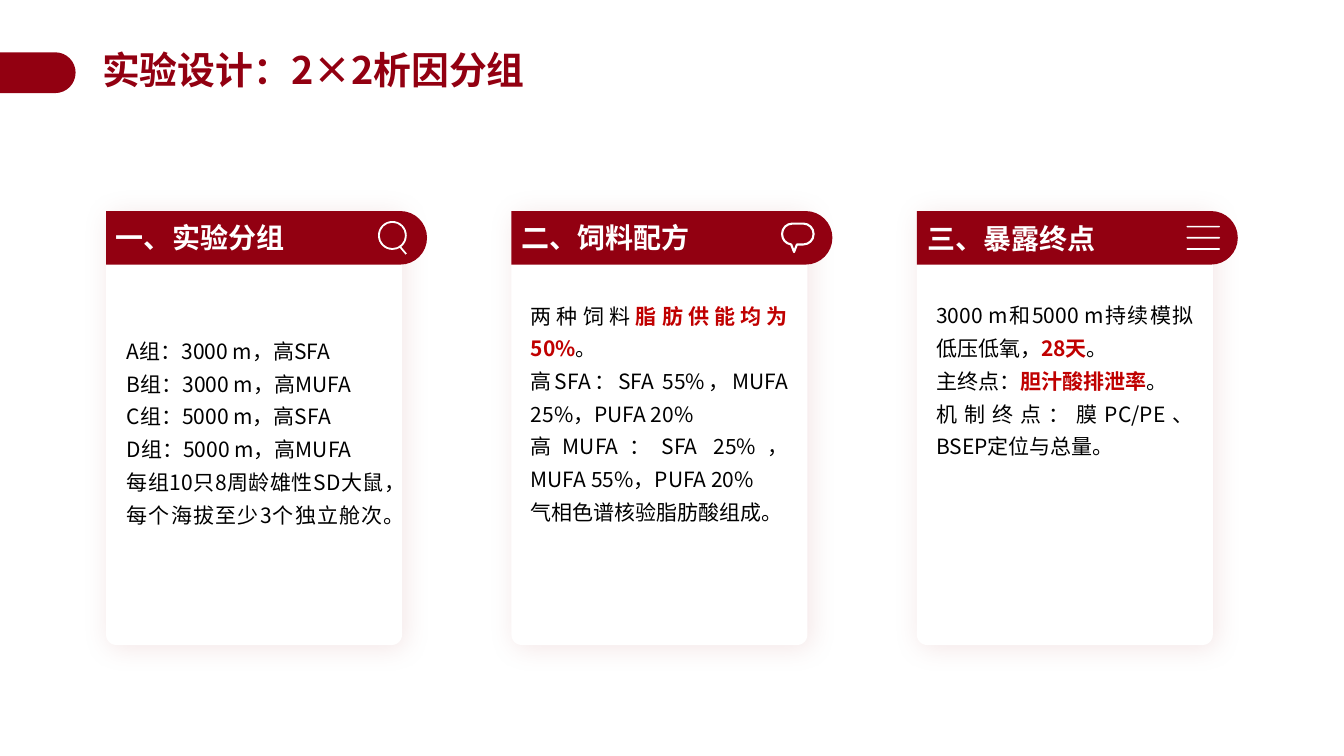
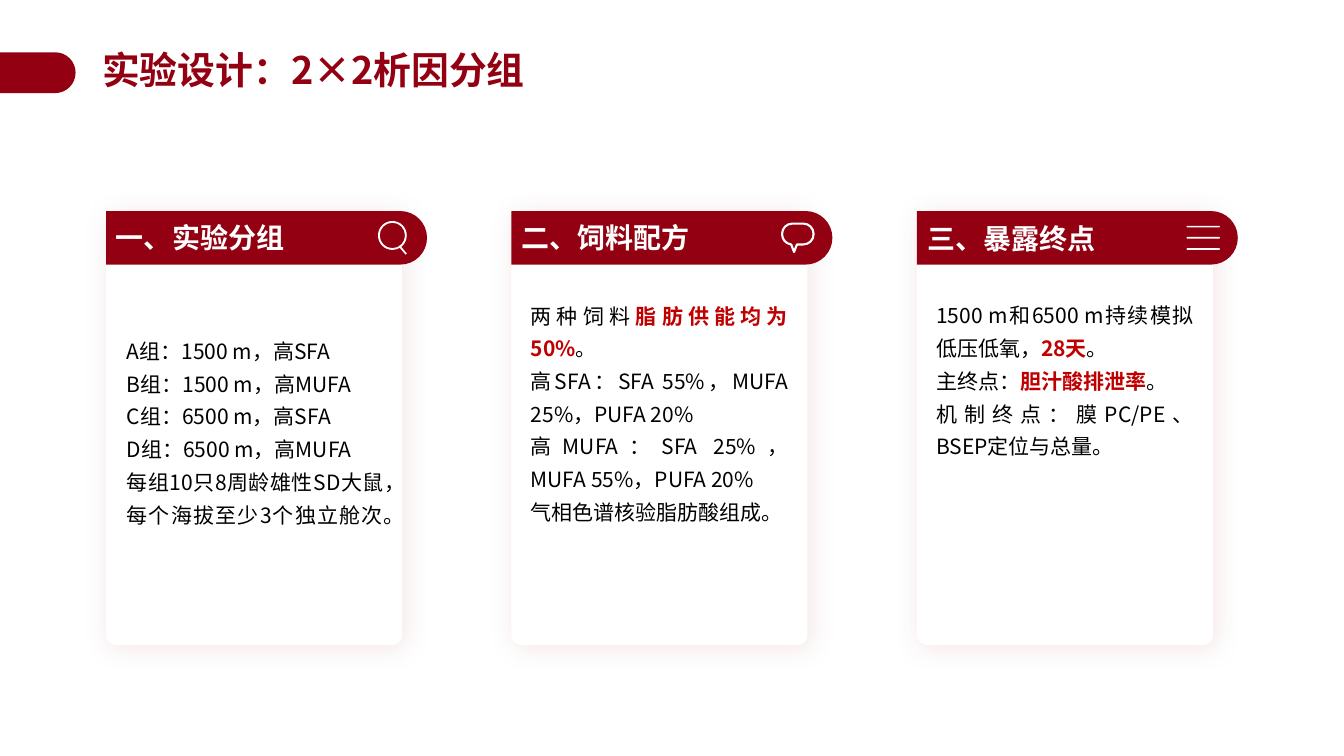
Before and after one commit to a854589274-afk/1, a slide deck: slide 15 of 开题答辩PPT_BSEP高原低压低氧.pptx. Drawn at 1344x756 pixels with LibreOffice and Linux fonts; fonts in the diff are those of the drawing; background and template pictures are left out. Boxes give left, top, right and bottom in pixels: in the first picture for what was removed or moved away, otherwise in the second. Text is boxed around its words. In the diff, an @@ line names an element or a change of style, - is before the commit and + after.

```diff
--- a/开题答辩PPT_BSEP高原低压低氧.pptx
+++ b/开题答辩PPT_BSEP高原低压低氧.pptx
@@ text at <box>936,305,1108,358</box>: text changed @@
-3000 m和5000 m持续模拟低压低氧，28天。
+1500 m和6500 m持续模拟低压低氧，28天。
@@ text at <box>127,341,351,459</box>: text changed @@
-A组：3000 m，高SFA
-B组：3000 m，高MUFA
-C组：5000 m，高SFA
-D组：5000 m，高MUFA
+A组：1500 m，高SFA
+B组：1500 m，高MUFA
+C组：6500 m，高SFA
+D组：6500 m，高MUFA
```
Also in this commit, not shown: 7 other slides changed.
